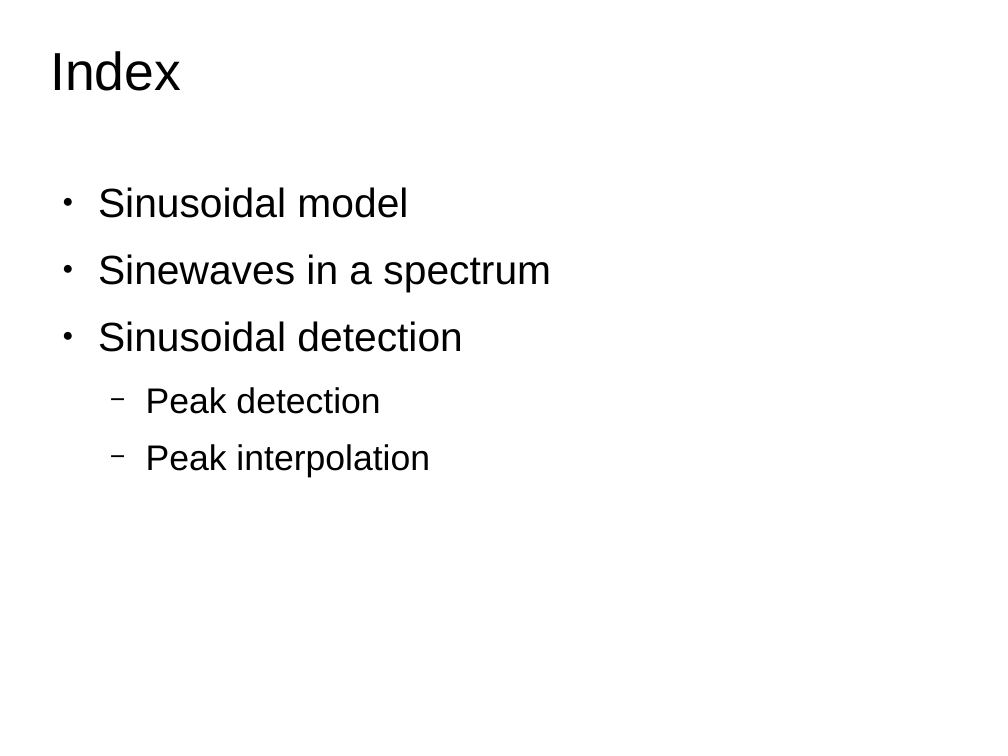
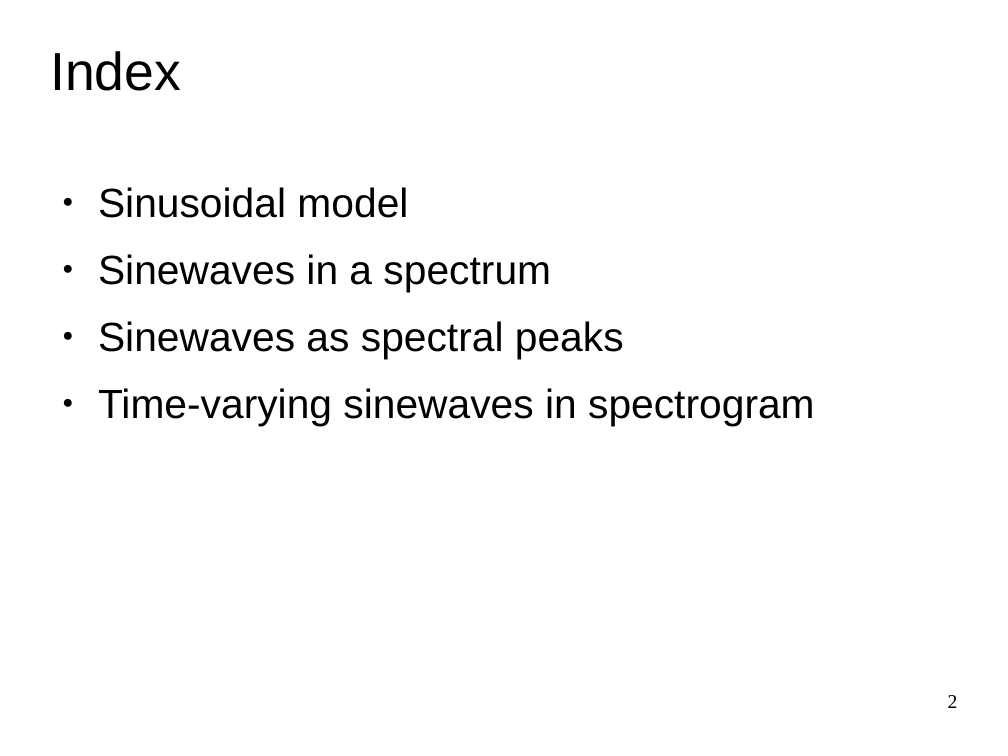
Before and after one commit to MTG/sms-tools, a slide deck: slide 2 of lectures/5-Sinusoidal-model/Sinusoidal-Model-1.odp. Drawn at 1008x756 pixels with LibreOffice and Linux fonts; fonts in the diff are those of the drawing. Boxes give left, top, right and bottom in pixels: in the first picture for what was removed or moved away, otherwise in the second. Text is boxed around its words. In the diff, an @@ line names an element or a change of style, - is before the commit and + after.

Commit message:
changes to lecture 5

```diff
--- a/lectures/5-Sinusoidal-model/Sinusoidal-Model-1.odp
+++ b/lectures/5-Sinusoidal-model/Sinusoidal-Model-1.odp
@@ text at bbox=[98, 321, 815, 425]: text changed; size 25.4 to 29.1 pt @@
-● Sinusoidal detection
-  − Peak detection
-  − Peak interpolation
+● Sinewaves as spectral peaks
+● Time-varying sinewaves in spectrogram
@@ page number added at bbox=[948, 695, 958, 708], 14 pt, text #000000 @@
+2
```
Also in this commit, not shown: 10 other slides changed, 10 slides added, 7 slides removed, 27 other files.
